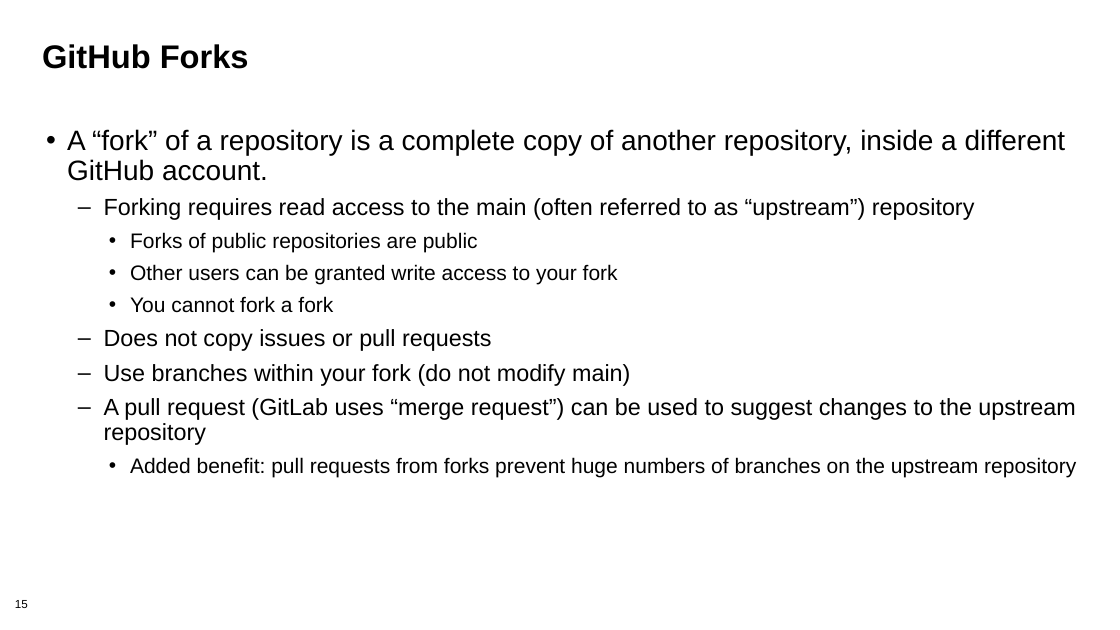
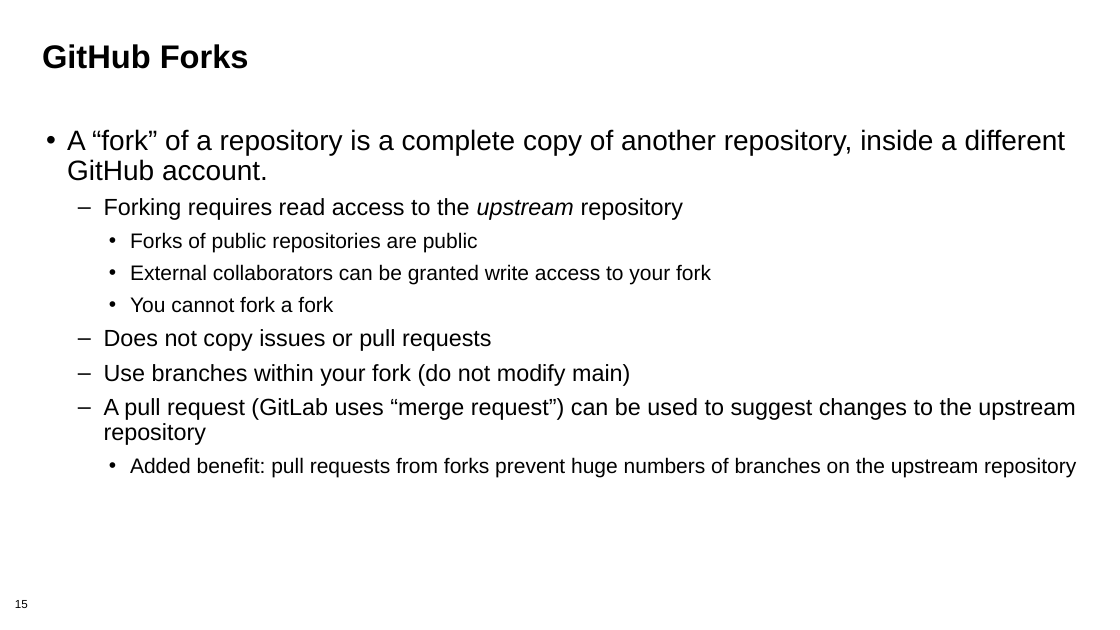
Before and after one commit to bssw-tutorial/presentations, a slide deck: slide 15 of git-workflows.pptx. Drawn at 1120x630 pixels with LibreOffice and Linux fonts; fonts in the diff are those of the drawing; background and template pictures are left out. Boxes give left, top, right and bottom in pixels: in the first picture for what was removed or moved away, otherwise in the second. Text is boxed around its words. In the diff, an @@ line names an element or a change of style, - is before the commit and + after.

```diff
--- a/git-workflows.pptx
+++ b/git-workflows.pptx
@@ text at (104,198,684,220): text changed @@
-  – Forking requires read access to the main (often referred to as “upstream”) repository
+  – Forking requires read access to the upstream repository
@@ text at (130,264,711,284): text changed @@
-    • Other users can be granted write access to your fork
+    • External collaborators can be granted write access to your fork
```
Also in this commit, not shown: 6 other slides changed.
